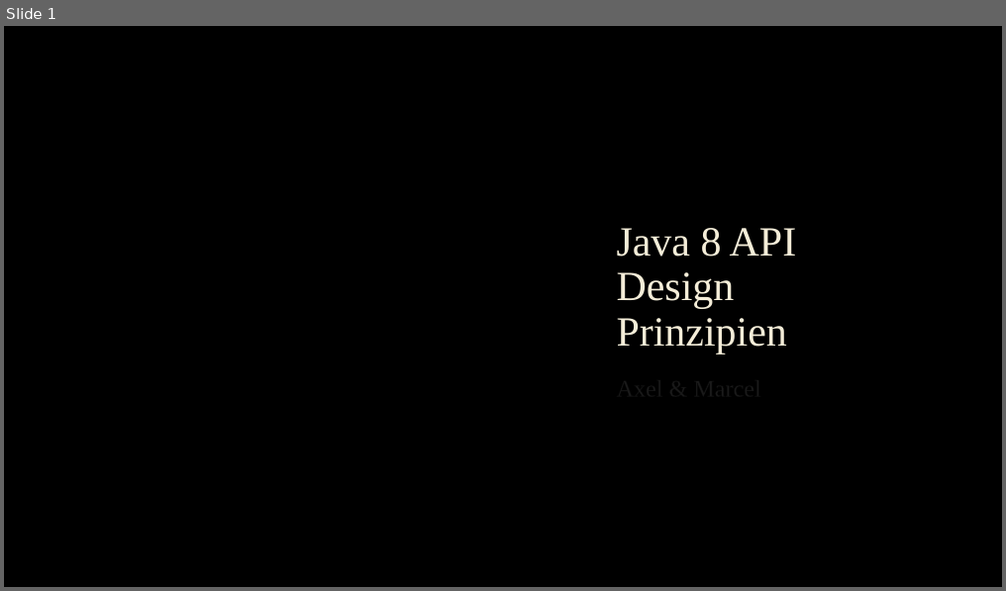
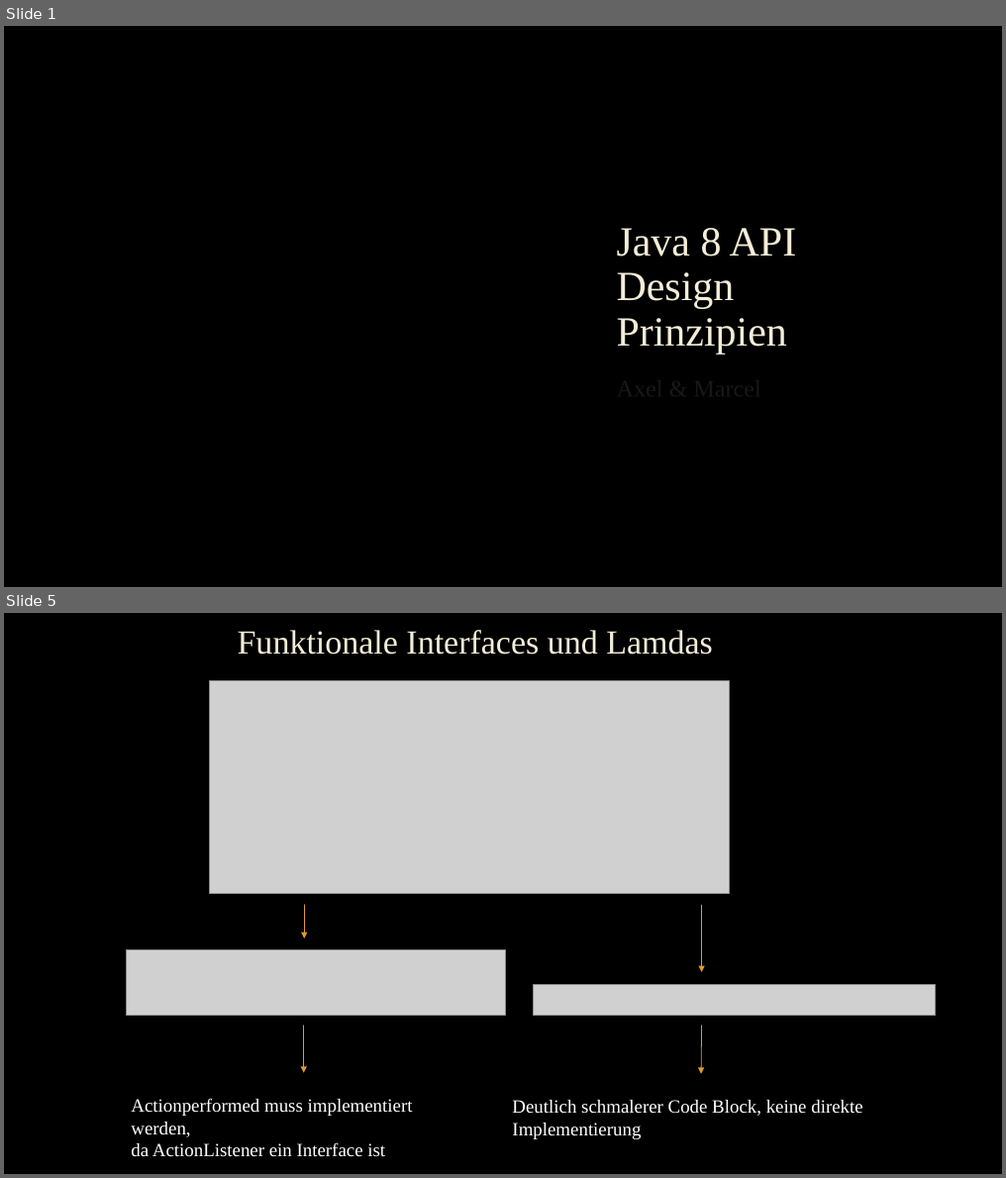
Before and after one commit to nobody1337/DemoAPI, a slide deck: Präsentation/Java 8 API Design Prinzipien.pptx. Shown one above the other, each under a label of ours: slide 1 before the commit, slides 1 and 5 after it; the slides between them are not shown. The pictures are 1006x591 and 1006x1178 pixels, drawn with LibreOffice and Linux fonts; fonts in the diff are those of the drawing; grey boxes stand for pictures; background and template pictures are left out. Boxes give left, top, right and bottom in pixels: in the first picture for what was removed or moved away, otherwise in the second. Text is boxed around its words. In the diff, an @@ line names an element or a change of style, - is before the commit and + after.

```diff
--- a/Präsentation/Java 8 API Design Prinzipien.pptx
+++ b/Präsentation/Java 8 API Design Prinzipien.pptx
@@ slide 5 added at (4, 613, 1002, 1174), background picture (left out) @@
@@ title added at (238, 630, 713, 655), 32.4 pt, text #F4EDD8 @@
+Funktionale Interfaces und Lamdas
@@ picture added at (210, 681, 730, 894) @@
@@ arrow added from (304, 905) to (304, 939), #E59B2C 0.75 pt @@
@@ arrow added from (702, 905) to (702, 972), #E59B2C 0.75 pt @@
@@ picture added at (127, 950, 506, 1015) @@
@@ picture added at (534, 985, 936, 1015) @@
@@ arrow added from (303, 1026) to (303, 1073), #E59B2C 0.75 pt @@
@@ arrow added from (702, 1026) to (701, 1074), #E59B2C 0.75 pt @@
@@ text added at (131, 1098, 413, 1157), 18 pt, text #FFFFFF @@
+Actionperformed muss implementiert werden,
+da ActionListener ein Interface ist
@@ text added at (512, 1100, 862, 1140), 18 pt, text #FFFFFF @@
+Deutlich schmalerer Code Block, keine direkte Implementierung
```
Also in this commit, not shown: 1 slide changed, 7 other slides added, 19 other files.
